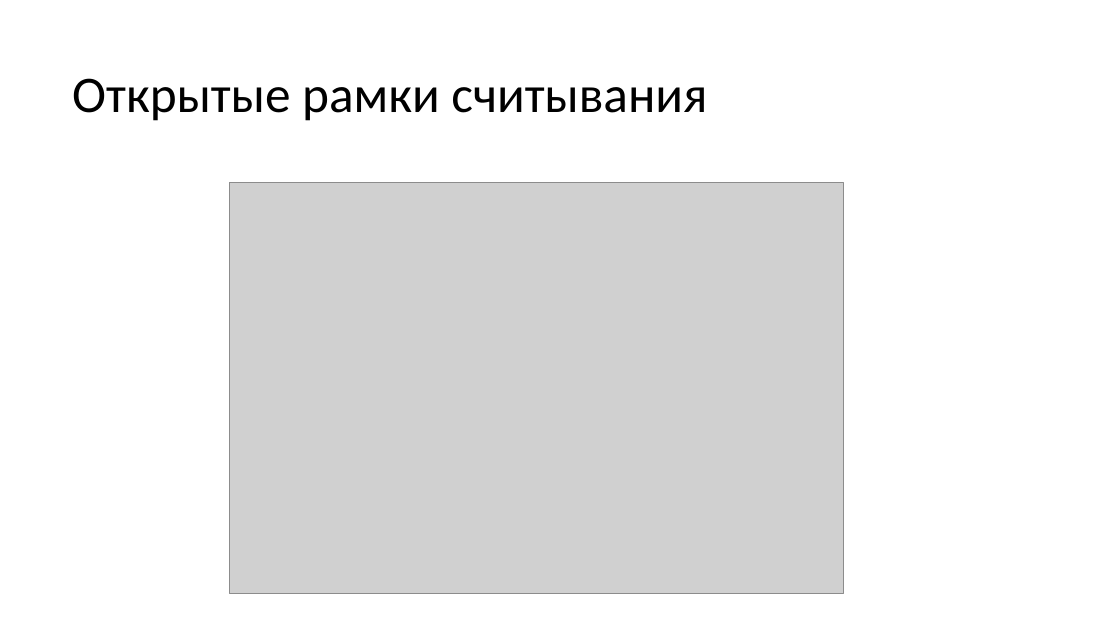
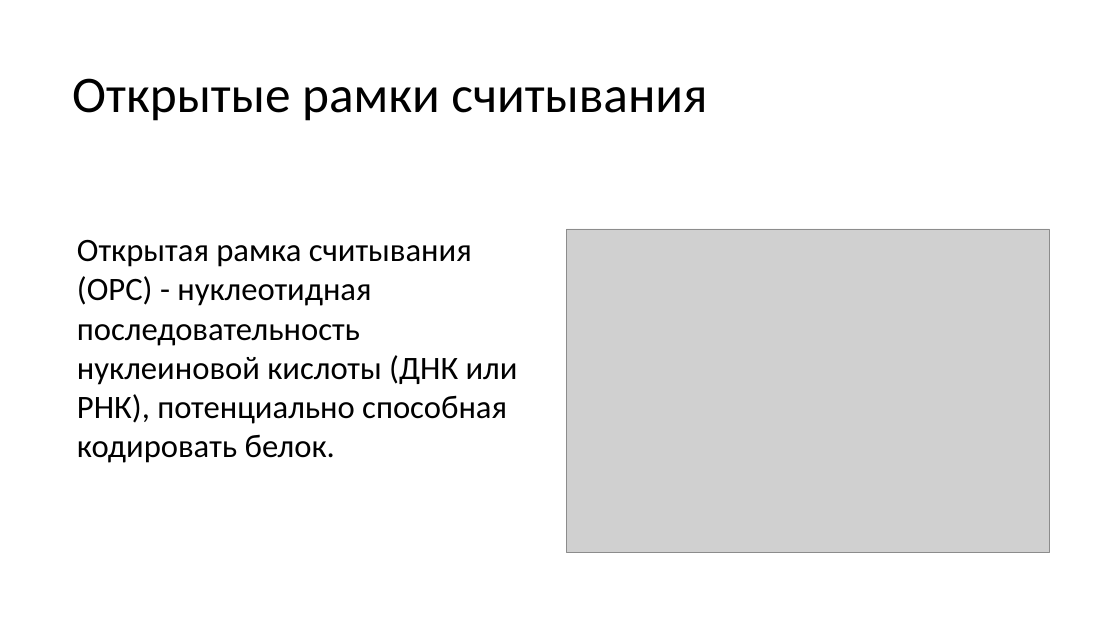
Before and after one commit to BioInfoTools/MACSE, a slide deck: slide 10 of Documentation/presentation/presentation.pptx. Drawn at 1120x630 pixels with LibreOffice and Linux fonts; fonts in the diff are those of the drawing; grey boxes stand for pictures. Boxes give left, top, right and bottom in pixels: in the first picture for what was removed or moved away, otherwise in the second. Text is boxed around its words. In the diff, an @@ line names an element or a change of style, - is before the commit and + after.

```diff
--- a/Documentation/presentation/presentation.pptx
+++ b/Documentation/presentation/presentation.pptx
@@ text added at (77, 239, 518, 463), 28 pt, text #000000 @@
+Открытая рамка считывания (ОРС) - нуклеотидная последовательность нуклеиновой кислоты (ДНК или РНК), потенциально способная кодировать белок.
@@ picture: place and size @@
-picture at (229, 183, 844, 594)
+picture at (567, 229, 1050, 553)
```
Also in this commit, not shown: 1 other slide changed, 5 slides added, 1 slide removed, 2 other files.
